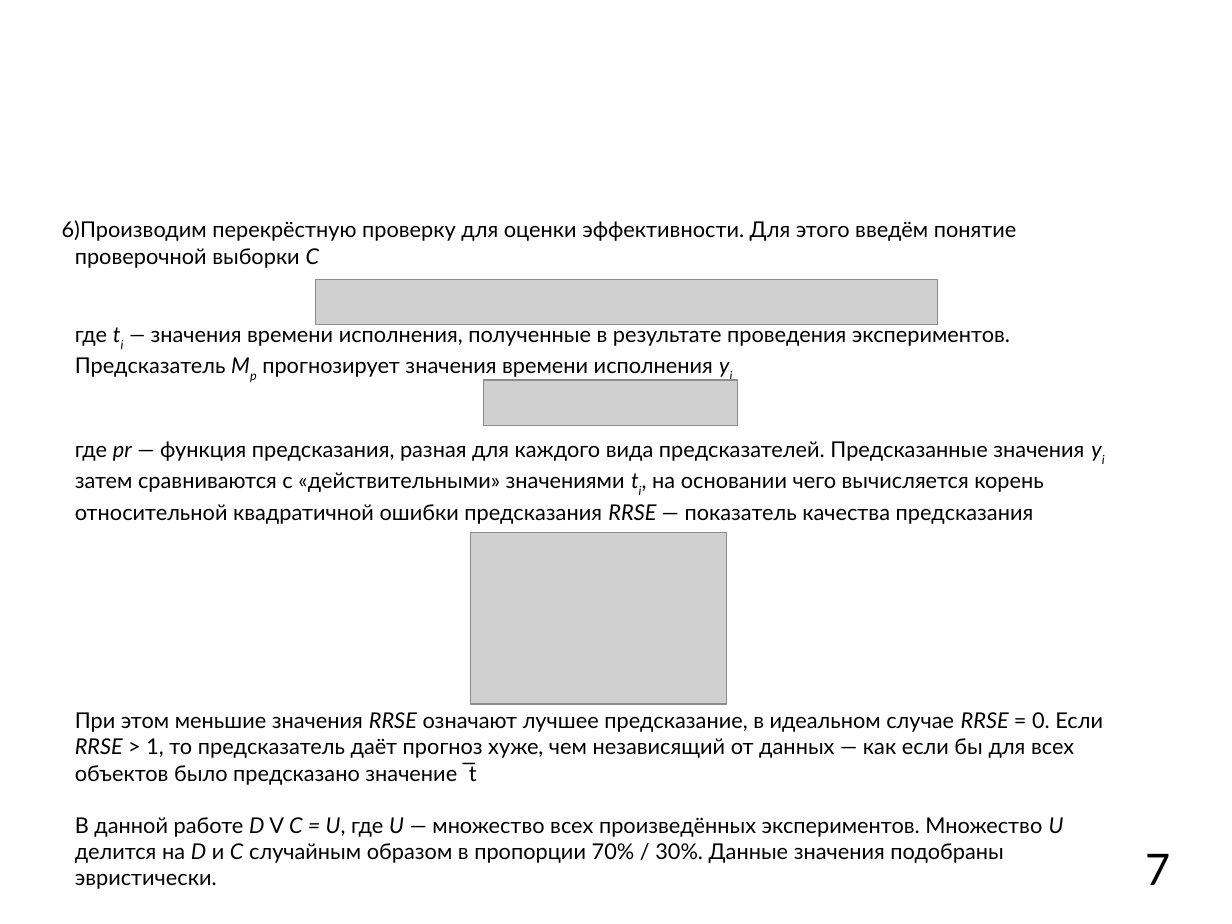
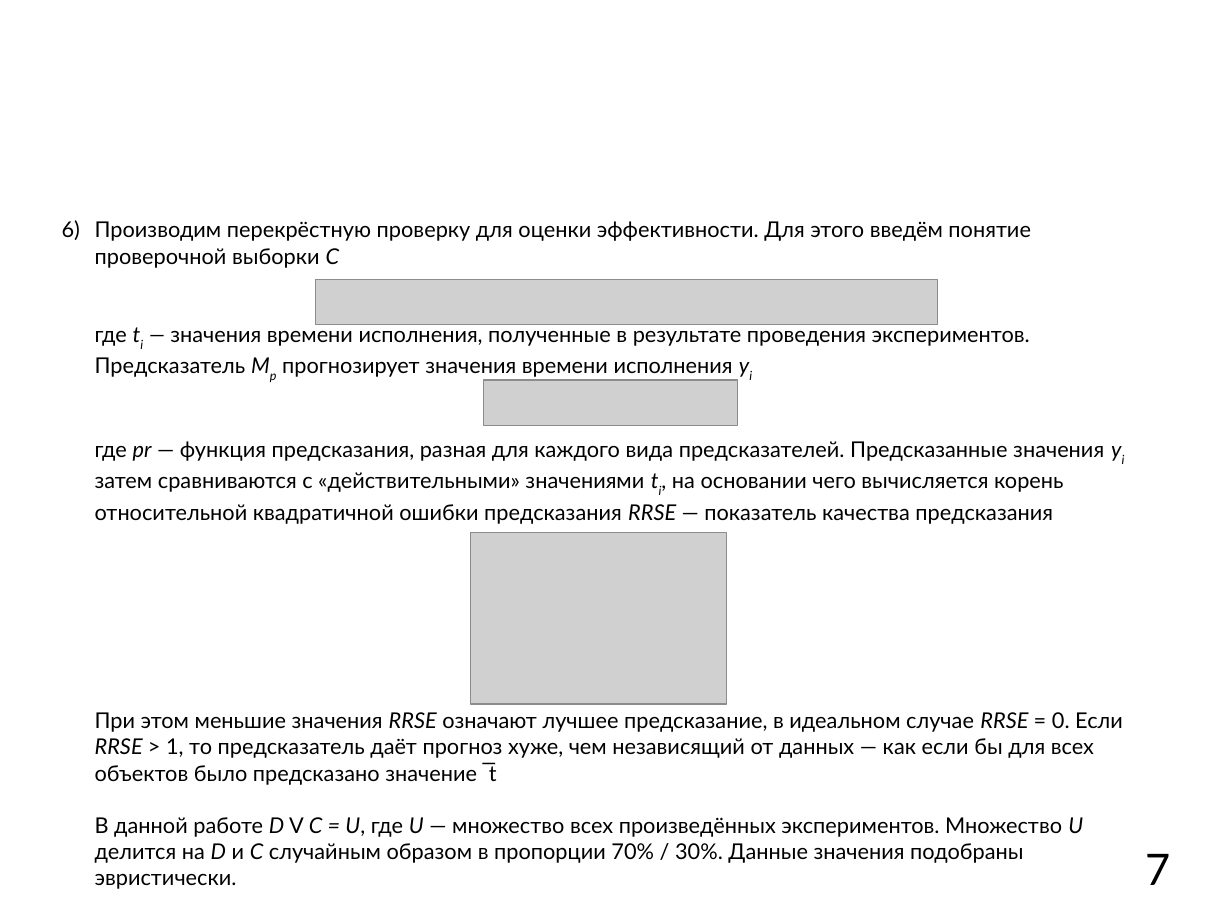
Before and after one commit to mkpankov/adaptor, a slide deck: slide 7 of diploma/defense/brochure.odp. Drawn at 1232x924 pixels with LibreOffice and Linux fonts; fonts in the diff are those of the drawing; grey boxes stand for pictures; background and template pictures are left out. Boxes give left, top, right and bottom in pixels: in the first picture for what was removed or moved away, otherwise in the second. Text is boxed around its words. In the diff, an @@ line names an element or a change of style, - is before the commit and + after.

```diff
--- a/diploma/defense/brochure.odp
+++ b/diploma/defense/brochure.odp
@@ text "Производим перекрёстную проверку для оценки ..." at <box>95,221,1123,889</box>: indent changed @@
```
Also in this commit, not shown: 4 other slides changed, 4 slides added, 1 slide removed.
